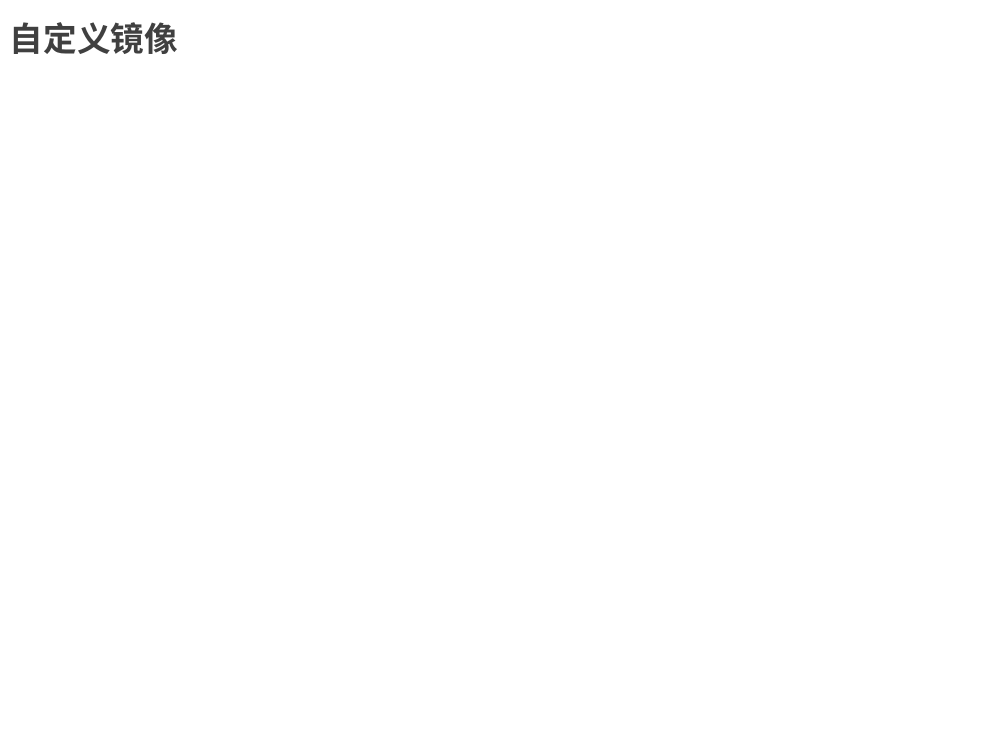
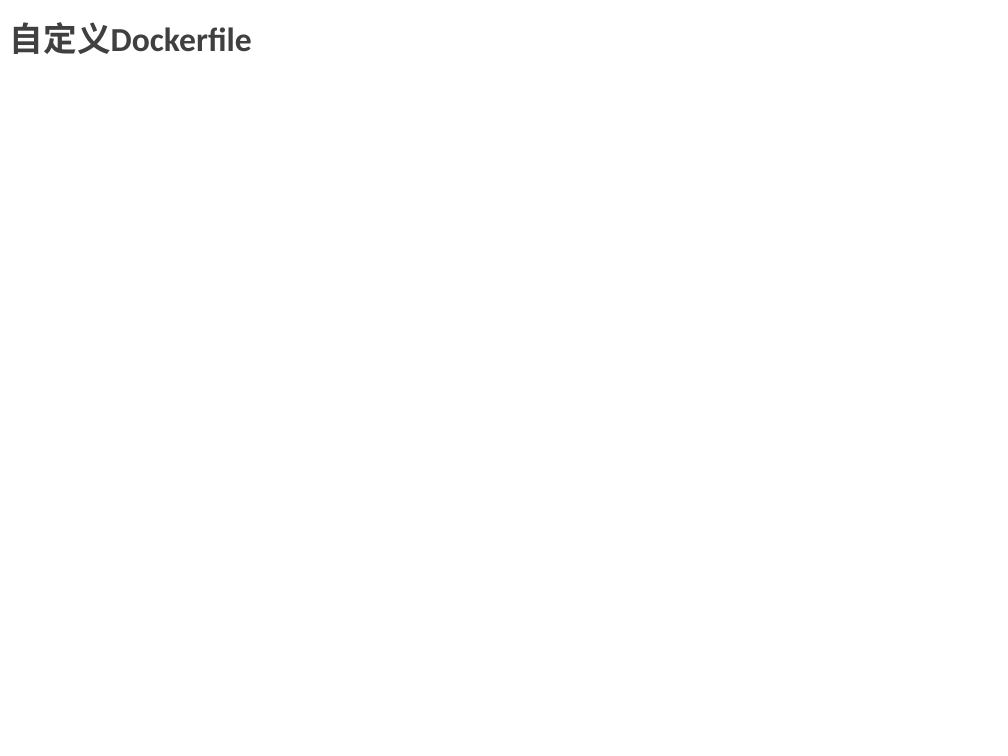
Before and after one commit to thumb0422/StudyNotes, a slide deck: slide 15 of Docker讲解.pptx (slide 12 before the commit). Drawn at 1008x756 pixels with LibreOffice and Linux fonts; fonts in the diff are those of the drawing; background and template pictures are left out. Boxes give left, top, right and bottom in pixels: in the first picture for what was removed or moved away, otherwise in the second. Text is boxed around its words. In the diff, an @@ line names an element or a change of style, - is before the commit and + after.

```diff
--- a/Docker讲解.pptx
+++ b/Docker讲解.pptx
@@ text at <box>10,22,252,54</box>: text changed @@
-自定义镜像
+自定义Dockerfile
```
Also in this commit, not shown: 1 other slide changed, 5 slides added, 2 slides removed.
